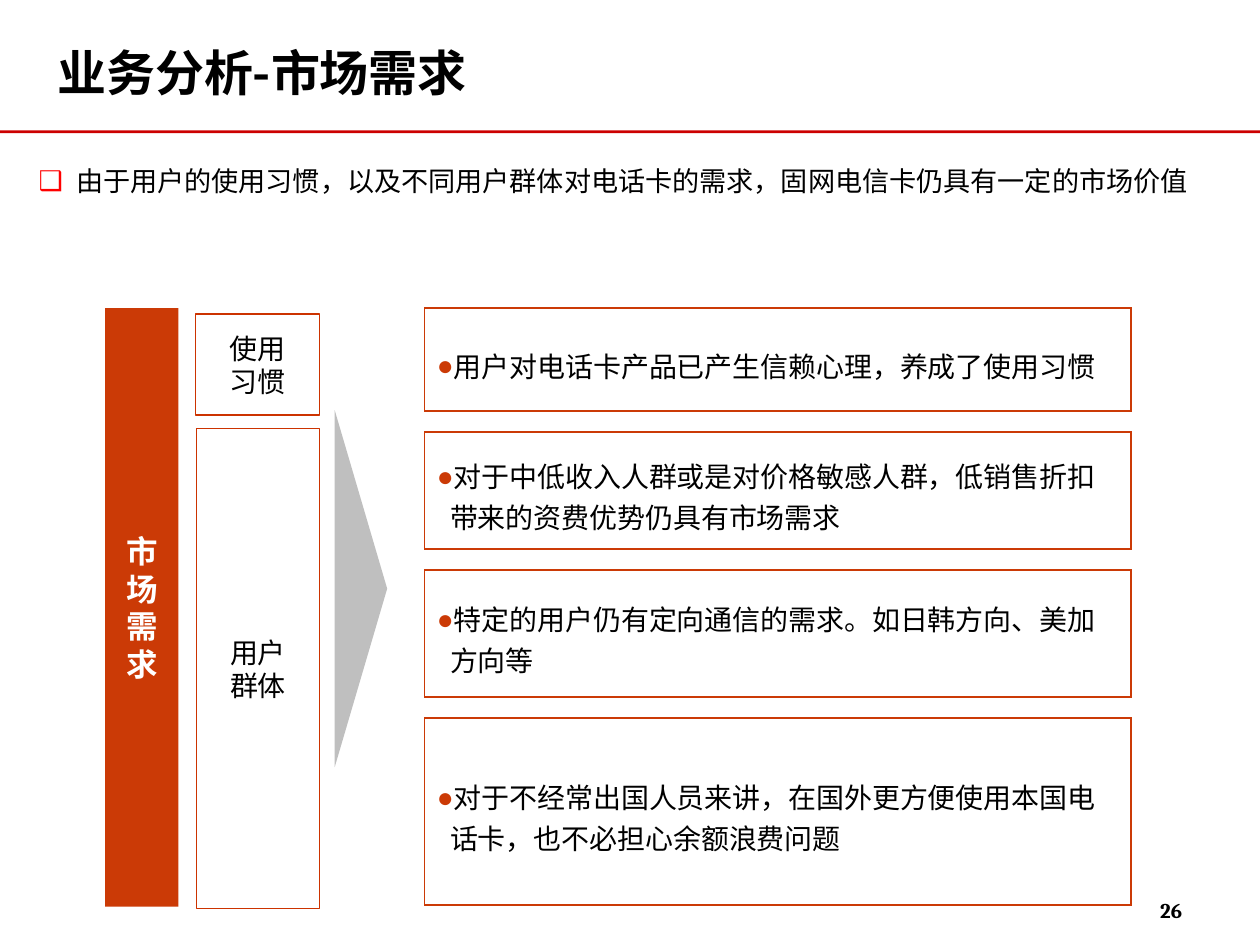
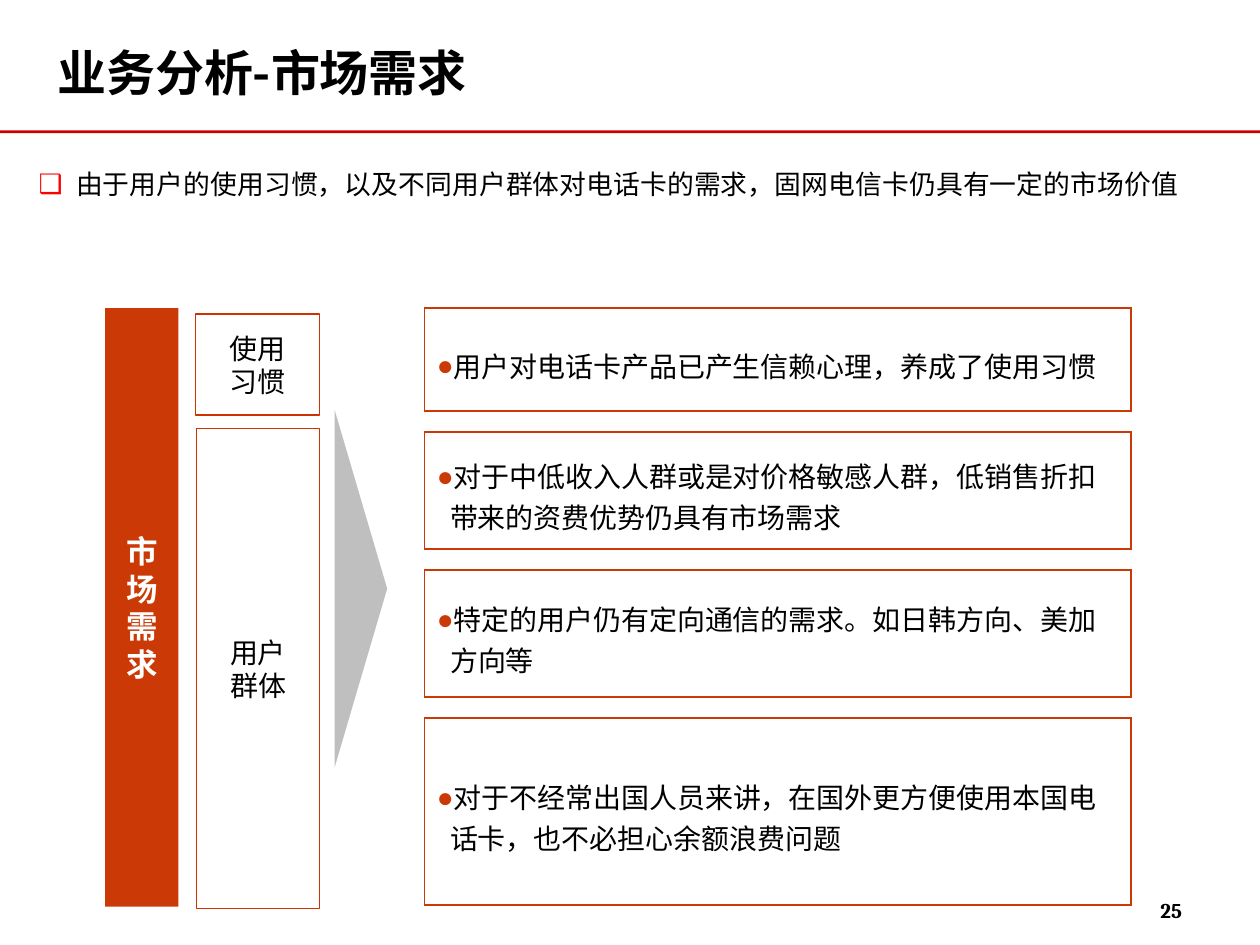
Before and after one commit to momo1101/unicardsrch, a slide deck: slide 25 of 软课题文本/软课题-中国联通电信卡业务及策略研究.ppt (slide 26 before the commit). Drawn at 1260x945 pixels with LibreOffice and Linux fonts; fonts in the diff are those of the drawing; background and template pictures are left out. Boxes give left, top, right and bottom in pixels: in the first picture for what was removed or moved away, otherwise in the second. Text is boxed around its words. In the diff, an @@ line names an element or a change of style, - is before the commit and + after.

```diff
--- a/软课题文本/软课题-中国联通电信卡业务及策略研究.ppt
+++ b/软课题文本/软课题-中国联通电信卡业务及策略研究.ppt
@@ text "由于用户的使用习惯，以及不同用户群体对电话卡的需求，固网电信卡仍具有一定的市场价值" at (76, 171, 1178, 197): size 15.5 to 15.3 pt; line spacing 1.3 to 1.4 @@
@@ page number at (1160, 903, 1182, 918): text changed @@
-26
+25
```
Also in this commit, not shown: 3 other slides changed, 1 slide added, 1 slide removed.
